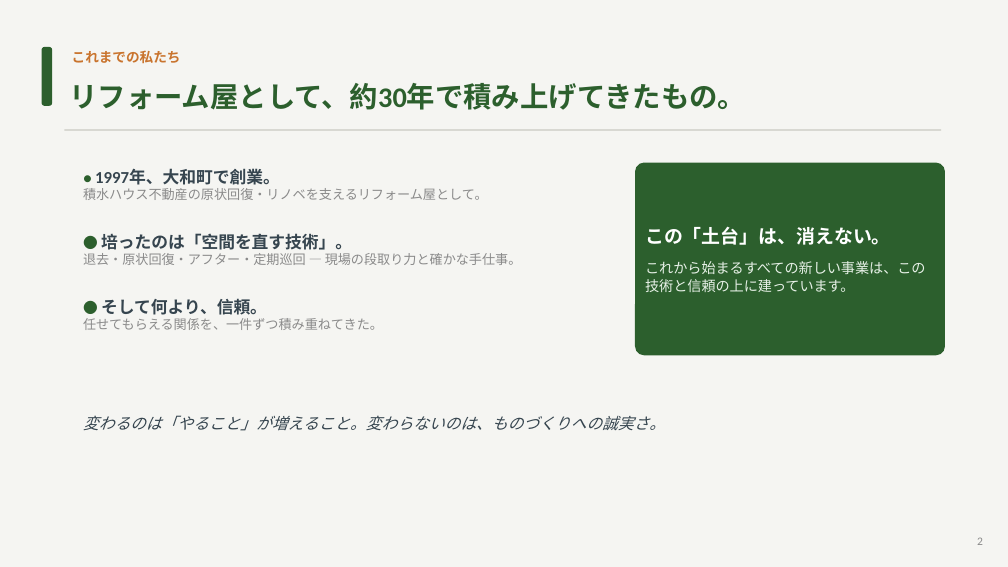
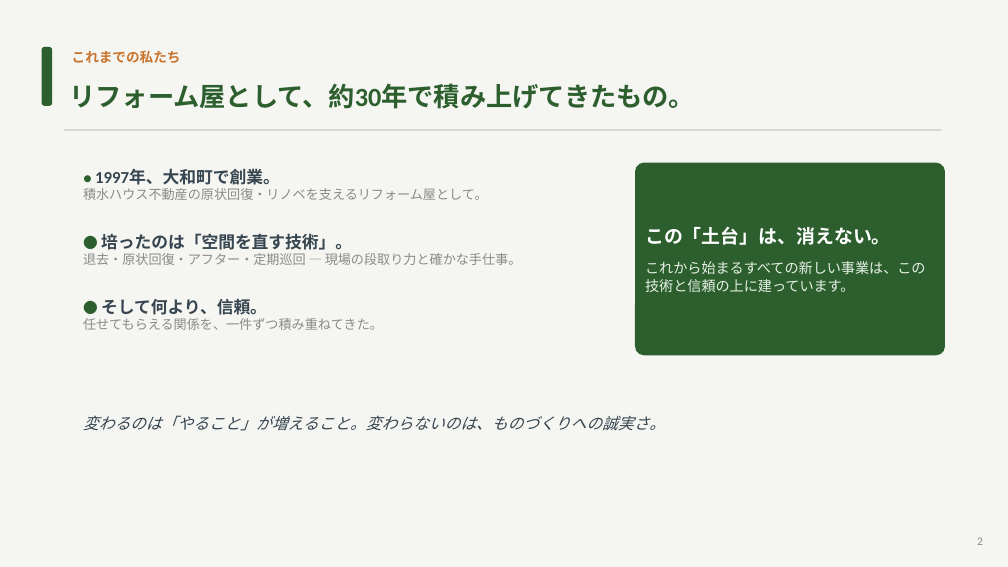
Before and after one commit to hiroaki-hab/test-repo-my-first-codex-smart-support-dev, a slide deck: slide 2 of 光和工業_ビジョン資料.pptx. Drawn at 1008x567 pixels with LibreOffice and Linux fonts; fonts in the diff are those of the drawing. Boxes give left, top, right and bottom in pixels: in the first picture for what was removed or moved away, otherwise in the second. Text is boxed around its words. In the diff, an @@ line names an element or a change of style, - is before the commit and + after.

```diff
--- a/光和工業_ビジョン資料.pptx
+++ b/光和工業_ビジョン資料.pptx
@@ text "リフォーム屋として、約30年で積み上げてきたもの。" at bbox=[69, 83, 695, 109]: size 27 to 25 pt @@
```
Also in this commit, not shown: 9 other slides changed, 5 slides added, 2 slides removed, 19 other files.
